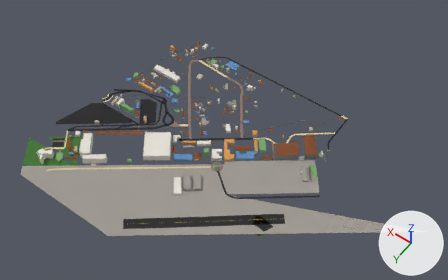
Two versions of the glTF model godot/assets/models/tuiles/zone_t0_0.glb, one commit apart.
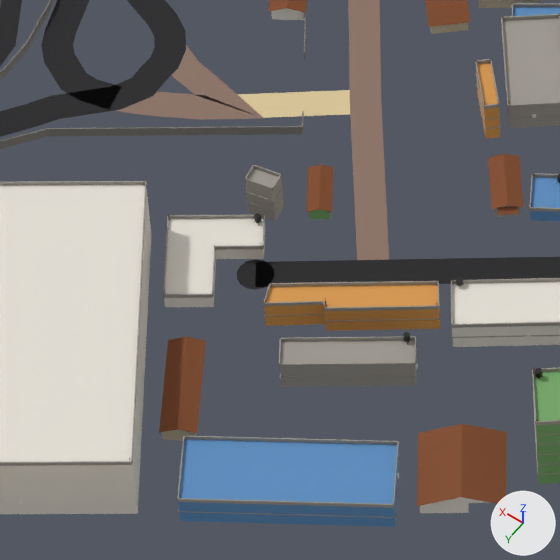
There are two pictures of each version: one whole from a 50 mm lens placed at (-285.0, 901.0, 1077.0), pointed at (186.0, 242.0, 42.0), one close up on the part from 35% to 46% of the width and 42% to 59% of the height. The lights are fixed; the arrows at lower right show +X, +Y and +Z. The last two pictures show the newer version. Vertices at exactly the same position are counted once.

The first close-up shows 'bld_beton_t0_0-col', 'bld_peinture_blanc_t0_0-col', 'bld_peinture_bleu_t0_0-col', 'bld_peinture_ocre_t0_0-col', 'bld_peinture_vert_t0_0-col', 'bld_terminal_t0_0-col', 'mur_wall_t0_0-col', 'parapet_t0_0', 'route_residential_bitume_t0_0', 'route_residential_paves_t0_0', 'route_residential_terre_t0_0', 'toit_tole_t0_0' and 9 more.
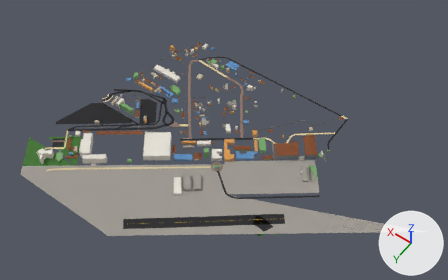
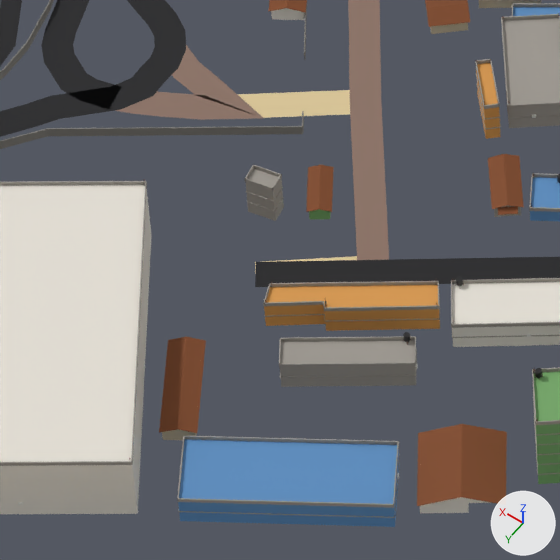
Edits to the bpy script that builds the scene:
```text
Change me_bld_peinture_blanc_t0_0_col:
    used by ob_bld_peinture_blanc_t0_0_col; location = (0.0, 0.0, 0.0)
    remove me_bld_peinture_blanc_t0_0_col.from_pydata(...)  # 374 vertices, 602 faces; spans x 4.0..484.0, y -3.0..437.0, z 0.0..12.0
    add me_bld_peinture_blanc_t0_0_col.from_pydata(...)  # 362 vertices, 582 faces; spans x 4.0..484.0, y -3.0..437.0, z 0.0..12.0
    me_bld_peinture_blanc_t0_0_col part 1: the loose piece of 12 vertices spanning x 284.0..303.0, y 261.0..287.0, z 0.0..3.0 is deleted
Change me_parapet_t0_0:
    used by ob_parapet_t0_0; location = (0.0, 0.0, 0.0)
    remove me_parapet_t0_0.from_pydata(...)  # 8668 vertices, 12124 faces; spans x -9.0..502.0, y -5.0..495.0, z 3.0..19.0
    add me_parapet_t0_0.from_pydata(...)  # 8624 vertices, 12052 faces; spans x -9.0..502.0, y -5.0..495.0, z 3.0..19.0
    me_parapet_t0_0 part 2: the loose piece of 20 vertices spanning x 284.0..303.0, y 261.0..287.0, z 3.0..4.0 is deleted
    me_parapet_t0_0 part 3: the loose piece of 8 vertices spanning x 284.0..292.0, y 281.0..287.0, z 3.0..4.0 is deleted
    me_parapet_t0_0 part 4: the loose piece of 8 vertices spanning x 284.0..291.0, y 272.0..282.0, z 3.0..4.0 is deleted
    me_parapet_t0_0 part 5: the loose piece of 8 vertices spanning x 284.0..291.0, y 267.0..273.0, z 3.0..4.0 is deleted
Change me_route_residential_bitume_t0_0:
    used by ob_route_residential_bitume_t0_0; location = (0.0, 0.0, 0.0)
    remove me_route_residential_bitume_t0_0.from_pydata(...)  # 118 vertices, 100 faces; spans x 153.0..506.0, y 173.0..398.0, z 0.0
    add me_route_residential_bitume_t0_0.from_pydata(...)  # 104 vertices, 88 faces; spans x 153.0..506.0, y 173.0..398.0, z 0.0
    me_route_residential_bitume_t0_0 part 6: the loose piece of 14 vertices spanning x 279.0..287.0, y 267.0..275.0, z 0.0 is deleted
Change me_route_residential_terre_t0_0:
    used by ob_route_residential_terre_t0_0; location = (0.0, 0.0, 0.0)
    verts and faces of me_route_residential_terre_t0_0; kept vertices keep their numbers, new ones are numbered from 8
    remove me_route_residential_terre_t0_0.from_pydata(...)  # 8 vertices, 4 faces; spans x 290.0..400.0, y 47.0..244.0, z 0.0
    add me_route_residential_terre_t0_0.from_pydata(...)  # 26 vertices, 18 faces; spans x 262.0..400.0, y 47.0..273.0, z 0.0
    me_route_residential_terre_t0_0 part 7
    add verts[8] = (285.0, 269.0, 0.0)  # pixel (255, 261)
    add verts[9] = (268.0, 255.0, 0.0)  # pixel (372, 255)
    add verts[10] = (281.0, 273.0, 0.0)  # pixel (255, 287)
    add verts[11] = (264.0, 259.0, 0.0)  # pixel (374, 280)
    add faces += [(9, 10, 11), (8, 10, 9)]
    other edits to the shape of me_route_residential_terre_t0_0 do not show in these pictures
```

Boxes [x1, y1, x2, y2] around the edits, measured in the close-ups (560 x 560 px):
'route_residential_bitume_t0_0', reshaped: before [0, 0, 560, 290]; after [0, 0, 560, 287]
'bld_peinture_blanc_t0_0-col', reshaped: before [164, 9, 560, 513]; after [271, 9, 560, 513]
'route_residential_terre_t0_0', reshaped: before [237, 90, 350, 118]; after [237, 90, 357, 274]
part 1 of me_bld_peinture_blanc_t0_0_col, deleted: before [164, 218, 265, 307]
part 2 of me_parapet_t0_0, deleted: before [163, 215, 265, 298]
part 3 of me_parapet_t0_0, deleted: before [163, 294, 212, 298]
part 4 of me_parapet_t0_0, deleted: before [212, 247, 216, 298]
part 5 of me_parapet_t0_0, deleted: before [215, 245, 264, 250]
part 6 of me_route_residential_bitume_t0_0, deleted (black): before [237, 259, 274, 290]
part 7 of me_route_residential_terre_t0_0, added: after [255, 256, 357, 274]
